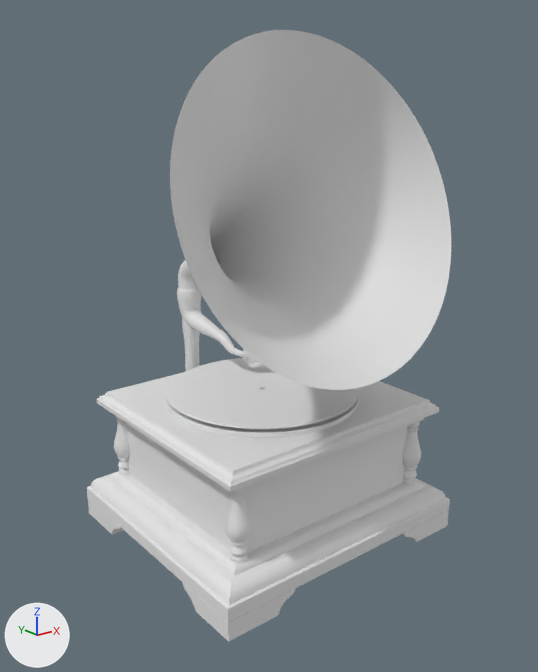
Renders of the Blender file Gramophone.blend from each side of a commit.
The view is the same before and after, from a 50 mm camera at (-6.58, -8.3, 5.22) aimed at (0.02, -0.04, 1.92). Every picture has the same lights, and +X, +Y and +Z are marked at lower left. The older version comes first.
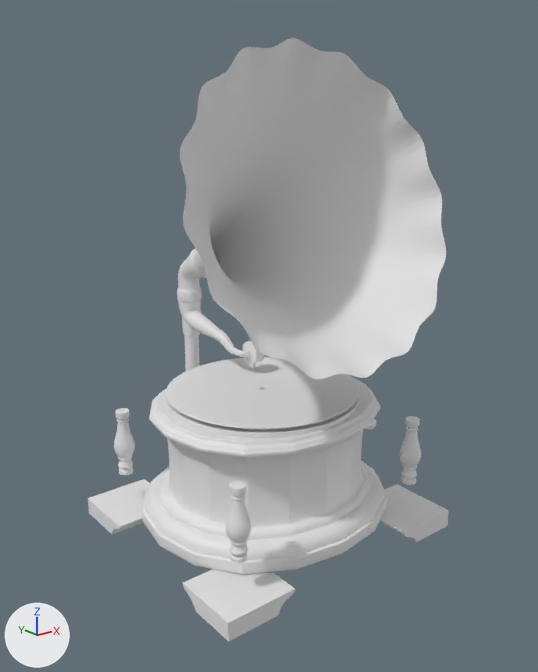
Patch to the scene script:
```diff
--- a/Gramophone.blend.py
+++ b/Gramophone.blend.py
@@ me_cylinder_005 @@
 # used by ob_cylinder_007; location = (0.03, 1.56, 2.8); rotation_euler = (0.0, -1.133, 1.571), in degrees (0, -65, 90); scale = (0.254, 0.254, 0.254)
-me_cylinder_005.from_pydata(...)  # 3136 vertices, 3073 faces; spans x -9.8..8.4, y -9.1..9.1, z -5.9..12.9
+me_cylinder_005.from_pydata(...)  # 3712 vertices, 3649 faces; spans x -9.8..8.4, y -9.1..9.1, z -5.9..12.9
+# me_cylinder_005 part 1: 576 vertices added at x -7.1..1.0, y -1.3..1.0, z -4.6..1.6
+# me_cylinder_005 part 2: 80 vertices moved from x -9.7..8.2, y -9.0..9.0, z 8.6..12.8 to x -8.5..7.0, y -7.8..7.8, z 8.6..12.7
+# other edits to the shape of me_cylinder_005 do not show in these pictures
@@ ob_cube @@
 ob_cube.location = (0.0, 0.0, 0.0)
+_m = ob_cube.modifiers.new('Subdivision', 'SUBSURF')
+_m.levels = 0
```

Changed parts and their boxes (x1, y1, x2, y2) in the pictures (538 x 672 px; the box of a moved part takes in the faces that stretch with it):
'Cylinder.007', reshaped: before (170, 30, 451, 390); after (177, 38, 446, 379)
'Cube', modifiers changed (32% narrower, 24% shorter): before (87, 357, 450, 622); after (142, 374, 388, 575)
part 1 of me_cylinder_005, added: after (178, 233, 263, 366)
part 2 of me_cylinder_005, moved or reshaped: before (170, 30, 451, 390); after (180, 38, 446, 379)
'Cube.001', unchanged, uncovered by the edit: before (183, 583, 295, 642); after (183, 569, 295, 642)
'Cube.002', unchanged, uncovered by the edit: before (402, 510, 449, 542); after (380, 484, 449, 542)
'Cube.004', unchanged, uncovered by the edit: before (88, 499, 123, 534); after (88, 479, 150, 534)
